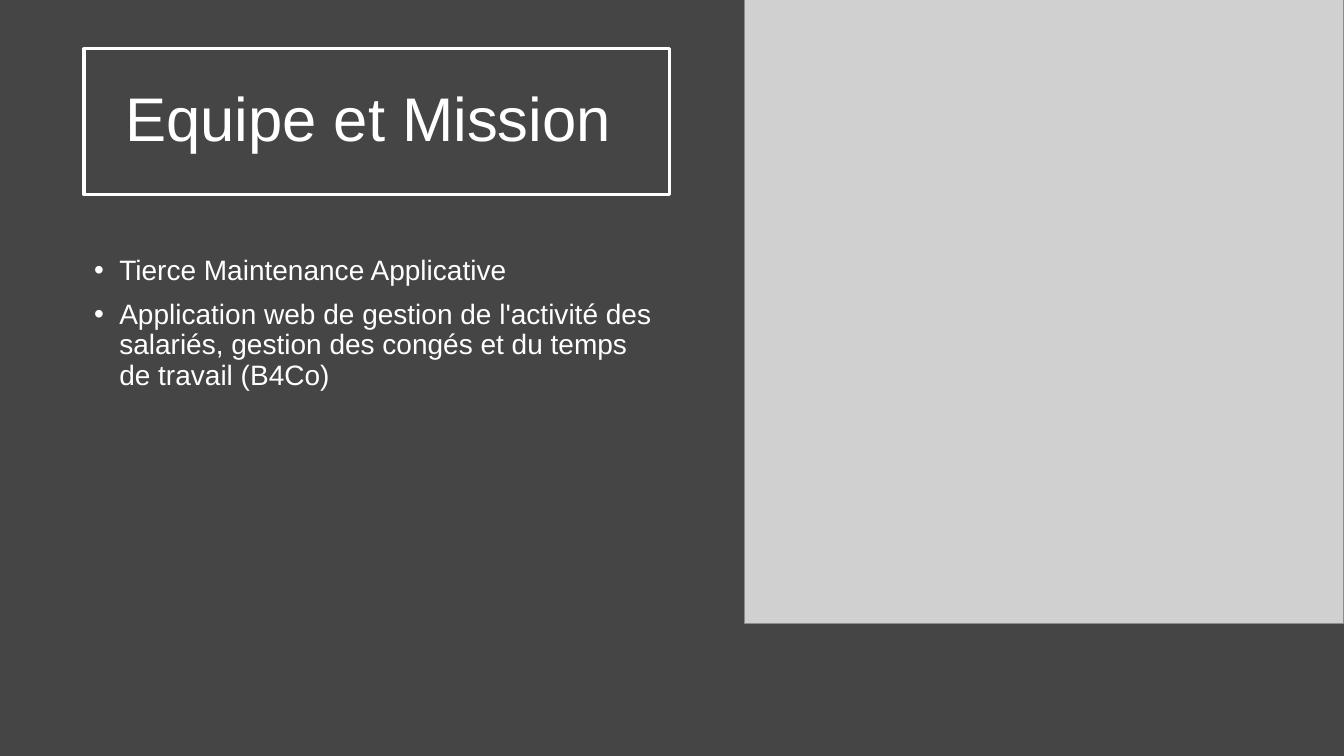
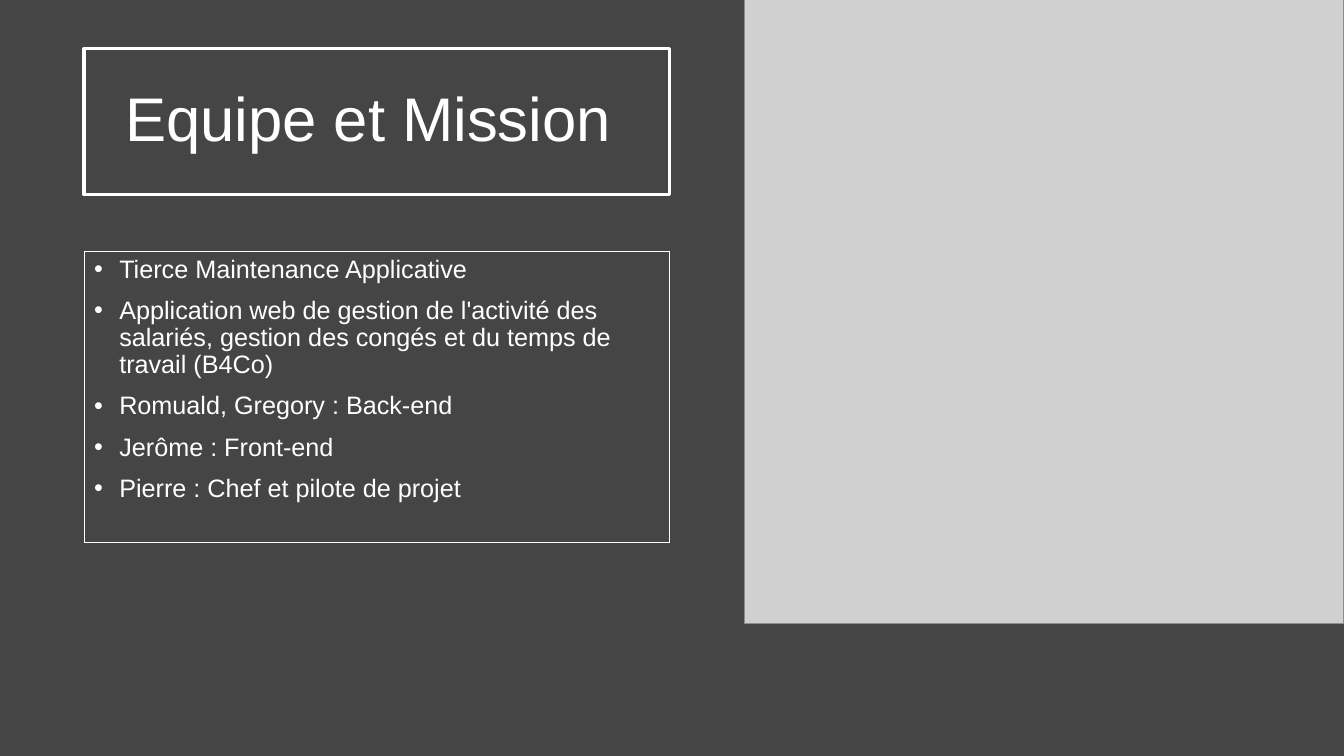
Before and after one commit to Zoridg/Soutenance_stage, a slide deck: slide 7 of Soutenance.pptx. Drawn at 1344x756 pixels with LibreOffice and Linux fonts; fonts in the diff are those of the drawing; grey boxes stand for pictures. Boxes give left, top, right and bottom in pixels: in the first picture for what was removed or moved away, otherwise in the second. Text is boxed around its words. In the diff, an @@ line names an element or a change of style, - is before the commit and + after.

```diff
--- a/Soutenance.pptx
+++ b/Soutenance.pptx
@@ text "Tierce Maintenance Applicative": place and size @@
-text "Tierce Maintenance Applicative" at box(119, 259, 651, 390)
+text "Tierce Maintenance Applicative" at box(84, 251, 669, 542)
@@ text "Tierce Maintenance Applicative" at box(84, 251, 669, 542): outline none to #FFFFFF 0.75 pt @@
@@ text at box(119, 259, 611, 378): size 20 to 18 pt in "Tierce Maintenance Applicative", "Application web de gestion de l'activité des ..." @@
@@ text at box(119, 395, 461, 503): paragraphs added @@
+• Romuald, Gregory : Back-end
+• Jerôme : Front-end
+• Pierre : Chef et pilote de projet
```
Also in this commit, not shown: 6 other slides changed, 2 slides added.
